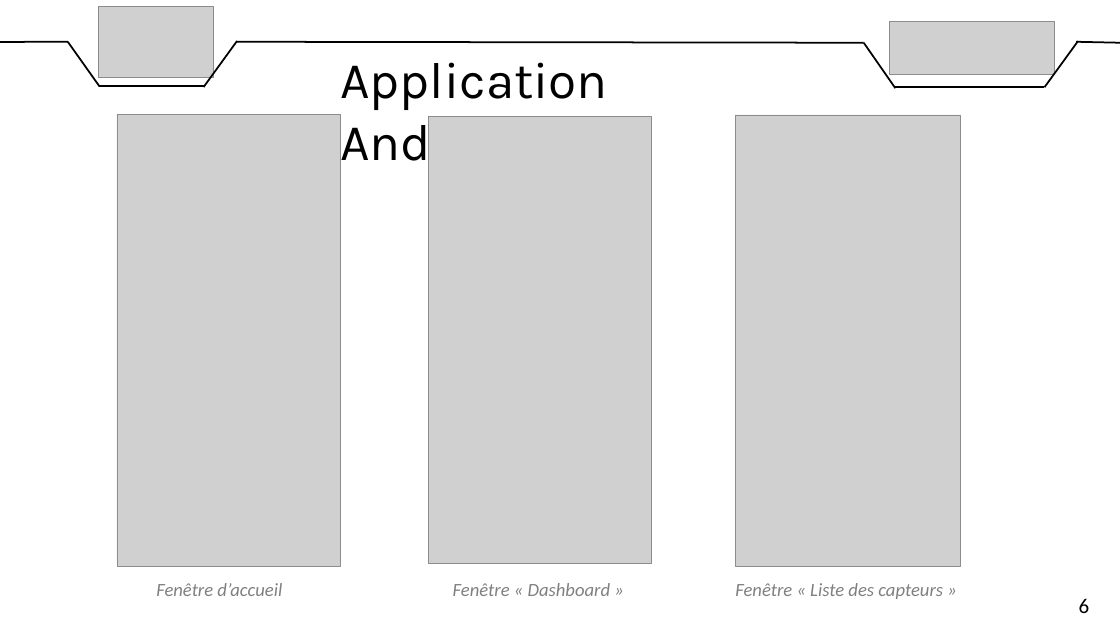
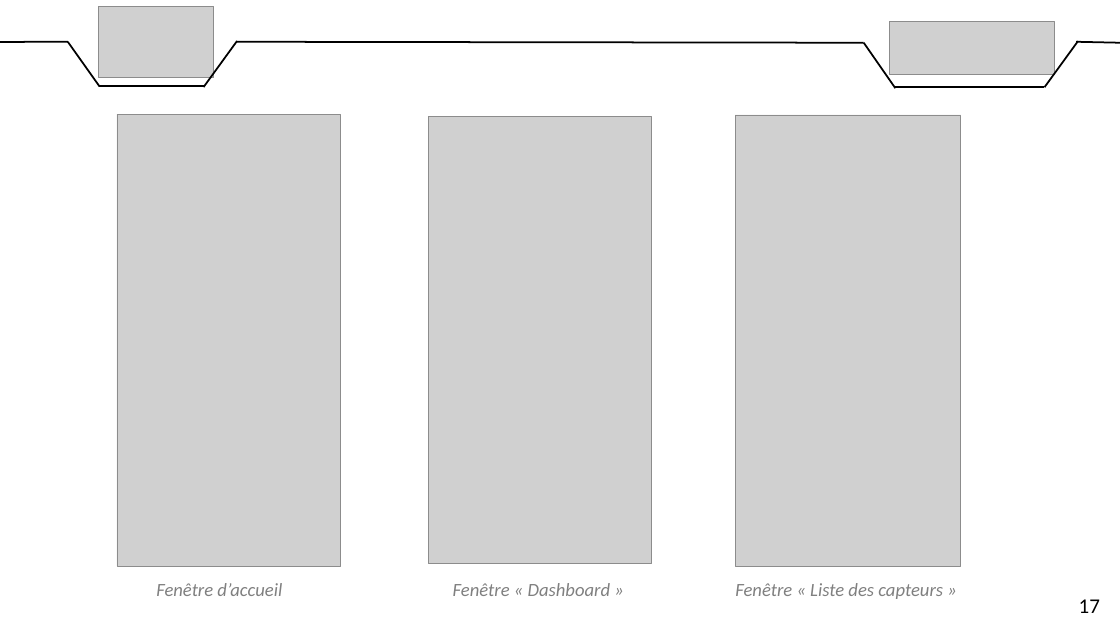
Before and after one commit to DylanChe/SupervisionSerre, a slide deck: slide 19 of oral_projet/revue_final/diaporama_revue_final_dylan.pptx (slide 15 before the commit). Drawn at 1120x630 pixels with LibreOffice and Linux fonts; fonts in the diff are those of the drawing; grey boxes stand for pictures. Boxes give left, top, right and bottom in pixels: in the first picture for what was removed or moved away, otherwise in the second. Text is boxed around its words. In the diff, an @@ line names an element or a change of style, - is before the commit and + after.

```diff
--- a/oral_projet/revue_final/diaporama_revue_final_dylan.pptx
+++ b/oral_projet/revue_final/diaporama_revue_final_dylan.pptx
@@ text removed at (341, 62, 608, 173) @@
-Application Android
@@ text at (1079, 599, 1100, 613): text changed @@
-6
+17
```
Also in this commit, not shown: 5 other slides changed, 6 slides added, 1 slide removed.
